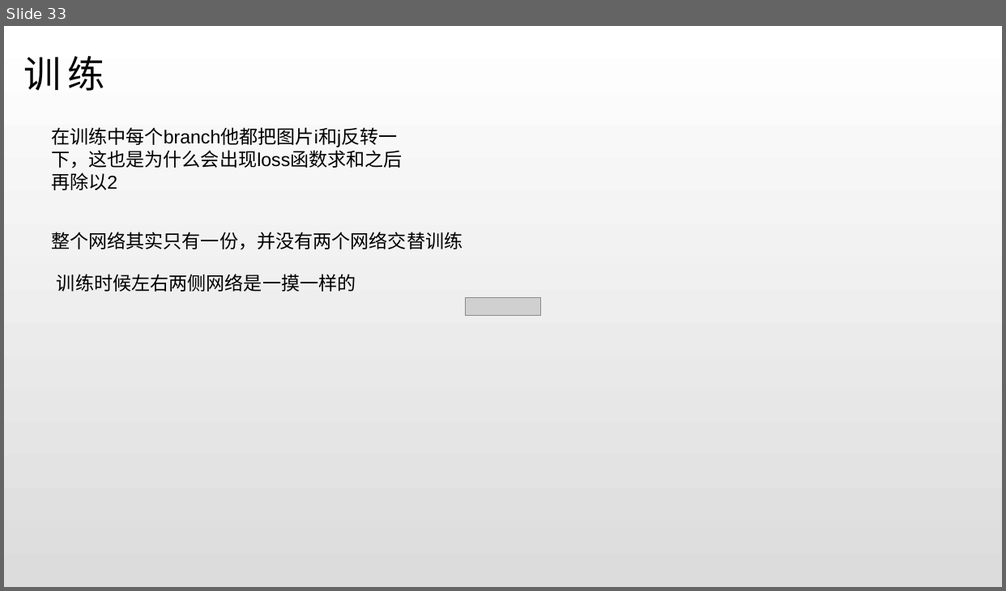
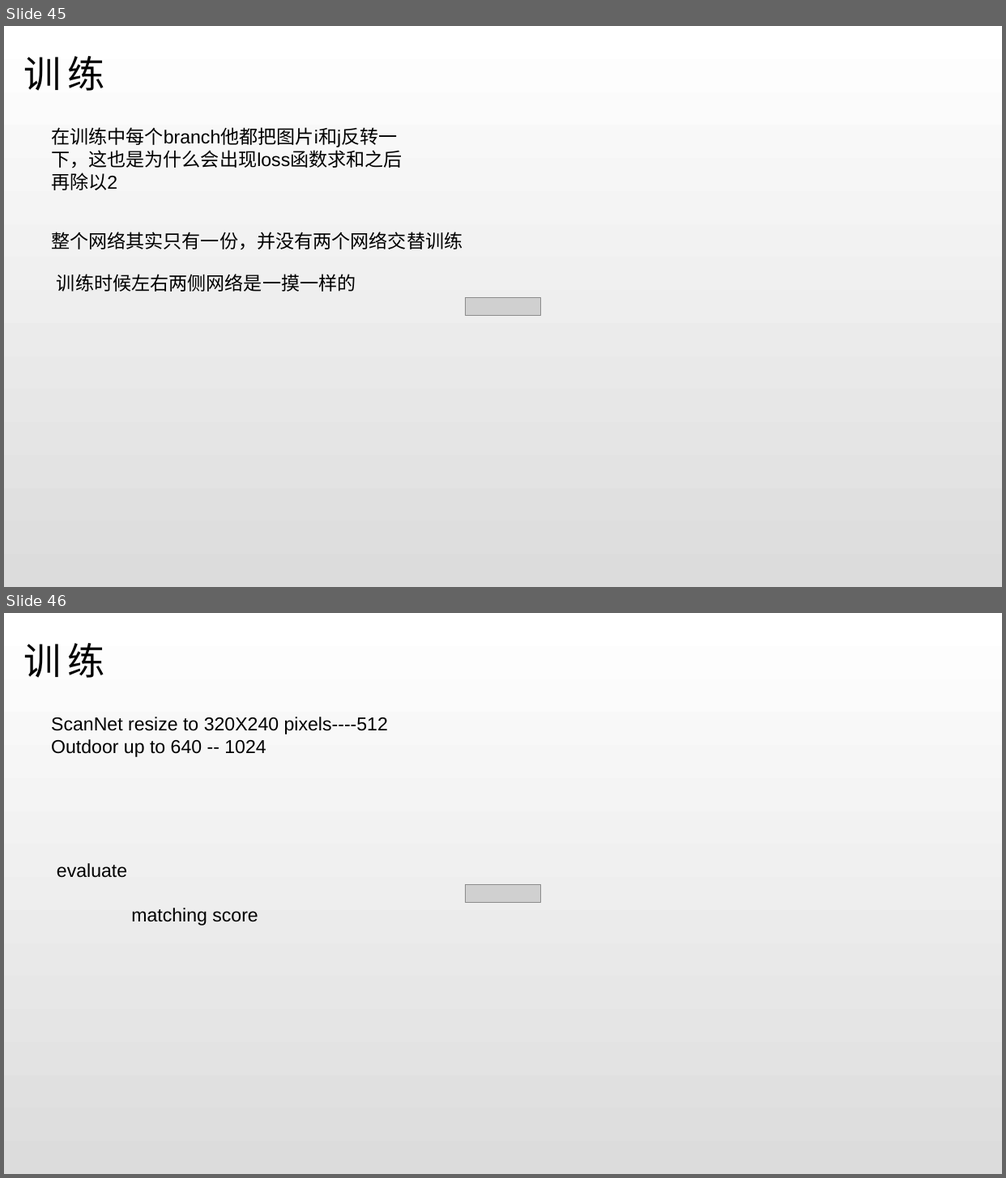
Before and after one commit to iamwangyabin/Awesome-Papers, a slide deck: paper/LF.pptx. Shown one above the other, each under a label of ours: slide 33 before the commit, slides 45 and 46 after it. The pictures are 1006x591 and 1006x1178 pixels, drawn with LibreOffice and Linux fonts; fonts in the diff are those of the drawing; grey boxes stand for pictures. Boxes give left, top, right and bottom in pixels: in the first picture for what was removed or moved away, otherwise in the second. Text is boxed around its words. In the diff, an @@ line names an element or a change of style, - is before the commit and + after.

```diff
--- a/paper/LF.pptx
+++ b/paper/LF.pptx
@@ slide 46 added at [4,613,1002,1174], background gradient #FFFFFF to #DCDCDC @@
@@ title added at [23,643,104,678], 36 pt, text #000000 @@
+训练
@@ text added at [51,717,388,757], 18 pt, text #000000 @@
+ScanNet resize to 320X240 pixels----512
+Outdoor up to 640 -- 1024
@@ text added at [57,863,258,926], 18 pt, text #000000 @@
+evaluate
+matching score
@@ picture added at [466,884,541,903] @@
@@ what was slide 33 is now slide 45 @@
```
Also in this commit, not shown: 8 slides changed, 13 other slides added.
